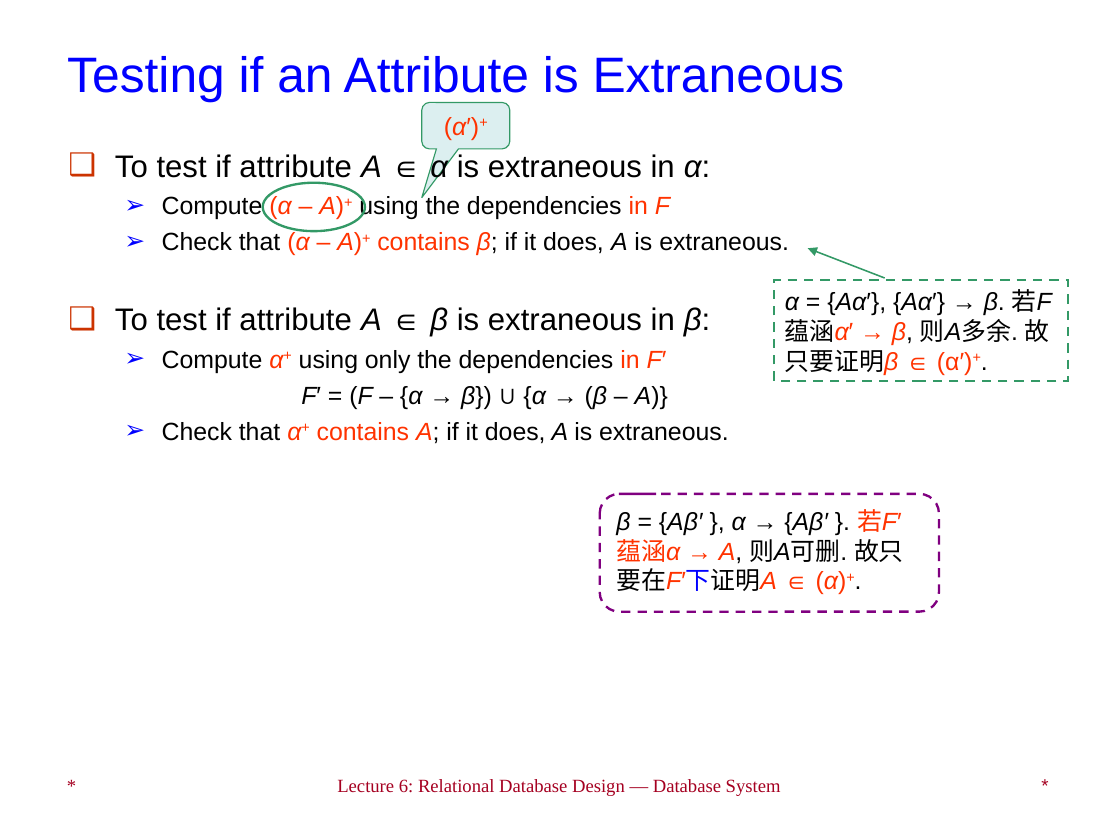
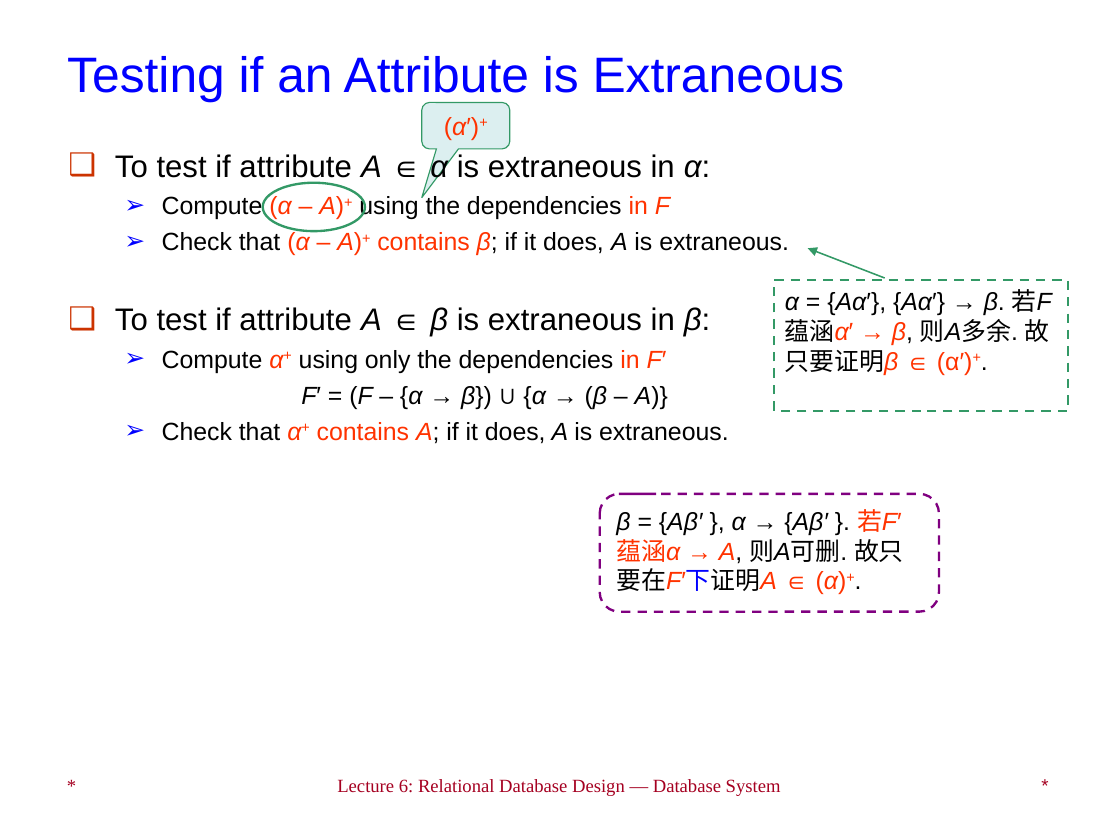
Before and after one commit to LukeLIN-web/DataBase-System-learning, a slide deck: slide 35 of PPT/Lec 6_Relational Database Design.ppt. Drawn at 1120x840 pixels with LibreOffice and Linux fonts; fonts in the diff are those of the drawing. Boxes give left, top, right and bottom in pixels: in the first picture for what was removed or moved away, otherwise in the second. Text is boxed around its words. In the diff, an @@ line names an element or a change of style, - is before the commit and + after.

```diff
--- a/PPT/Lec 6_Relational Database Design.ppt
+++ b/PPT/Lec 6_Relational Database Design.ppt
@@ rectangle "α = {Aα′}, {Aα′} → ...": place and size @@
-rectangle "α = {Aα′}, {Aα′} → ..." at (774, 280, 1067, 381)
+rectangle "α = {Aα′}, {Aα′} → ..." at (774, 280, 1067, 411)
```
Also in this commit, not shown: 4 other slides changed, 38 other files.
